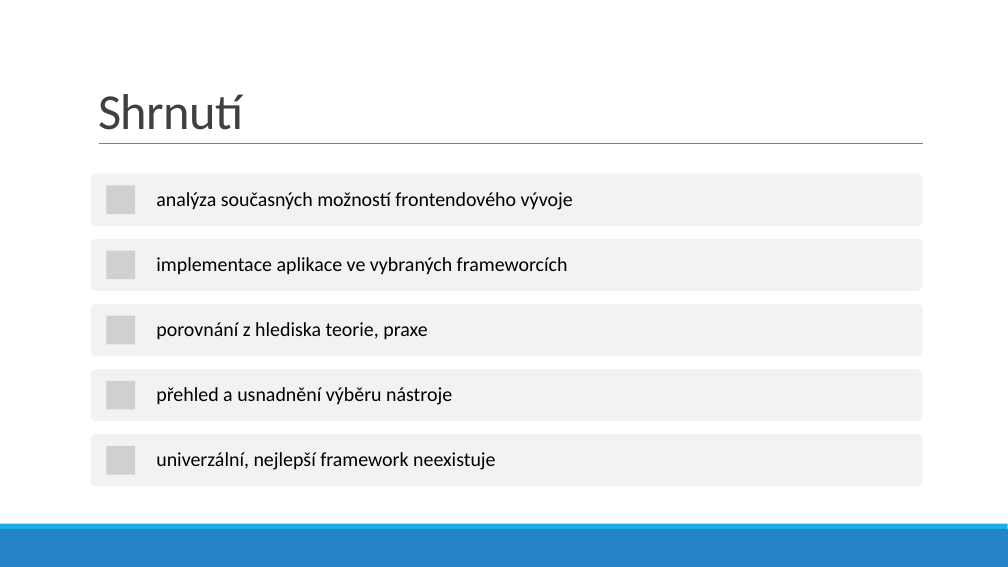
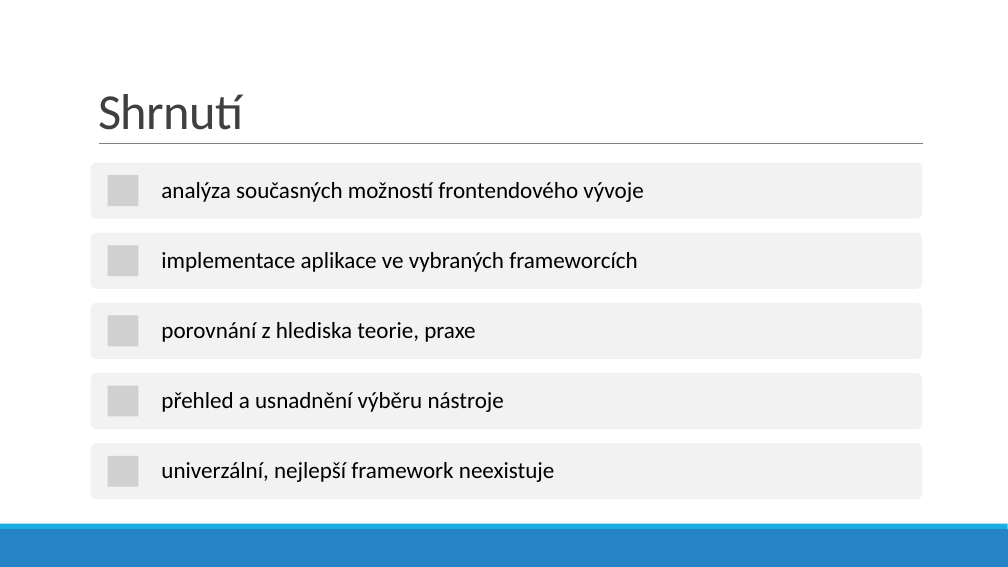
Before and after one commit to lukyncze/bachelor-thesis, a slide deck: slide 18 of presentation/prezentace-sukenik.pptx. Drawn at 1008x567 pixels with LibreOffice and Linux fonts; fonts in the diff are those of the drawing; grey boxes stand for pictures. Boxes give left, top, right and bottom in pixels: in the first picture for what was removed or moved away, otherwise in the second. Text is boxed around its words. In the diff, an @@ line names an element or a change of style, - is before the commit and + after.

Commit message:
presentation: update presentation, add screenshots

```diff
--- a/presentation/prezentace-sukenik.pptx
+++ b/presentation/prezentace-sukenik.pptx
@@ rounded rectangle resized from (x1=91, y1=174, x2=923, y2=226) to (x1=91, y1=163, x2=923, y2=219) @@
@@ picture added at (x1=107, y1=175, x2=138, y2=206) @@
@@ text "analýza současných možností frontendového vývoje" moved from (x1=156, y1=192, x2=573, y2=210) to (x1=161, y1=182, x2=643, y2=202) @@
@@ picture removed at (x1=107, y1=185, x2=135, y2=214) @@
@@ rounded rectangle resized from (x1=91, y1=239, x2=923, y2=291) to (x1=91, y1=233, x2=923, y2=289) @@
@@ picture moved from (x1=107, y1=250, x2=135, y2=279) to (x1=107, y1=246, x2=138, y2=277) @@
@@ rounded rectangle resized from (x1=91, y1=369, x2=923, y2=421) to (x1=91, y1=373, x2=923, y2=429) @@
@@ picture moved from (x1=107, y1=381, x2=135, y2=410) to (x1=107, y1=386, x2=138, y2=417) @@
@@ rounded rectangle resized from (x1=91, y1=434, x2=923, y2=486) to (x1=91, y1=443, x2=923, y2=499) @@
@@ picture removed at (x1=107, y1=446, x2=135, y2=475) @@
@@ size 19 to 22 pt; more space between paragraphs in 5 elements at (x1=161, y1=322, x2=475, y2=342), (x1=161, y1=252, x2=637, y2=272), (x1=161, y1=392, x2=504, y2=412), (x1=161, y1=182, x2=643, y2=202), (x1=161, y1=462, x2=555, y2=482) @@
@@ text "univerzální, nejlepší framework neexistuje" moved from (x1=156, y1=452, x2=495, y2=470) to (x1=161, y1=462, x2=555, y2=482) @@
@@ picture added at (x1=107, y1=456, x2=138, y2=487) @@
```
Also in this commit, not shown: 11 other slides changed, 1 slide added, 8 other files.
